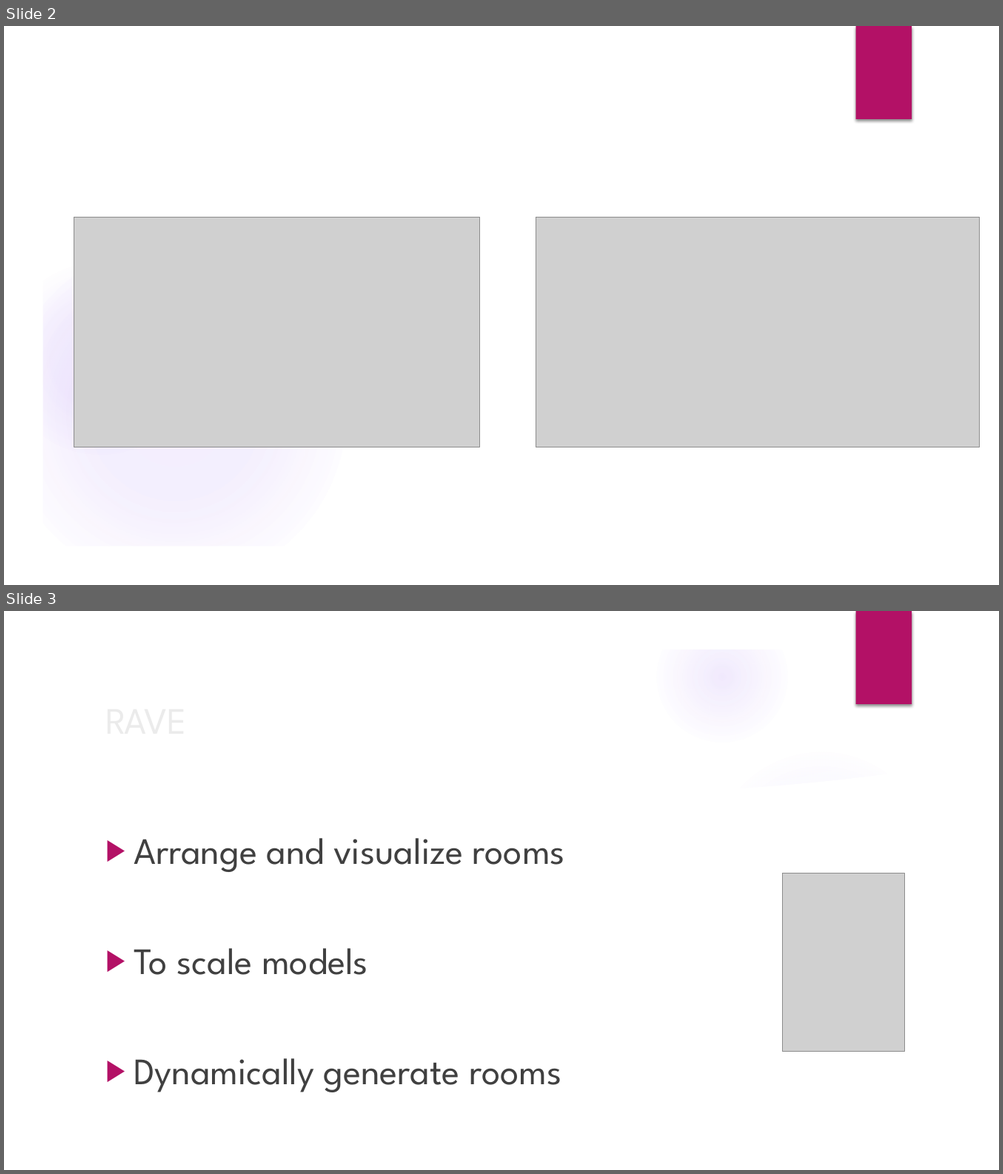
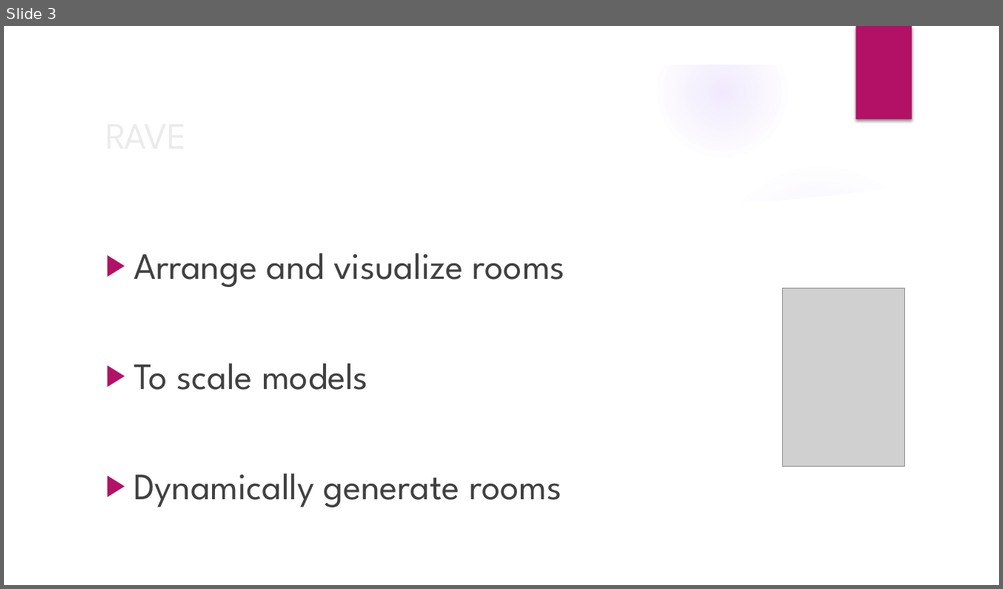
Before and after one commit to beyawnoc/Rave, a slide deck: science_fair_presentation.pptx. Shown one above the other, each under a label of ours: slides 2 and 3 before the commit, slide 3 after it. The pictures are 1003x1174 and 1003x589 pixels, drawn with LibreOffice and Linux fonts; fonts in the diff are those of the drawing; grey boxes stand for pictures; background and template pictures are left out. Boxes give left, top, right and bottom in pixels: in the first picture for what was removed or moved away, otherwise in the second. Text is boxed around its words. In the diff, an @@ line names an element or a change of style, - is before the commit and + after.

```diff
--- a/science_fair_presentation.pptx
+++ b/science_fair_presentation.pptx
@@ slide 2 removed at <box>4,26,999,585</box>, background picture (left out); not listed: 6 template elements that a slide beside it also shows @@
@@ freeform shape removed at <box>494,58,551,329</box> @@
@@ freeform shape removed at <box>509,59,611,552</box> @@
@@ rectangle removed at <box>599,59,965,553</box> @@
@@ picture removed at <box>74,217,480,448</box> @@
@@ picture removed at <box>535,218,979,448</box> @@
```
Also in this commit, not shown: 1 slide added.
